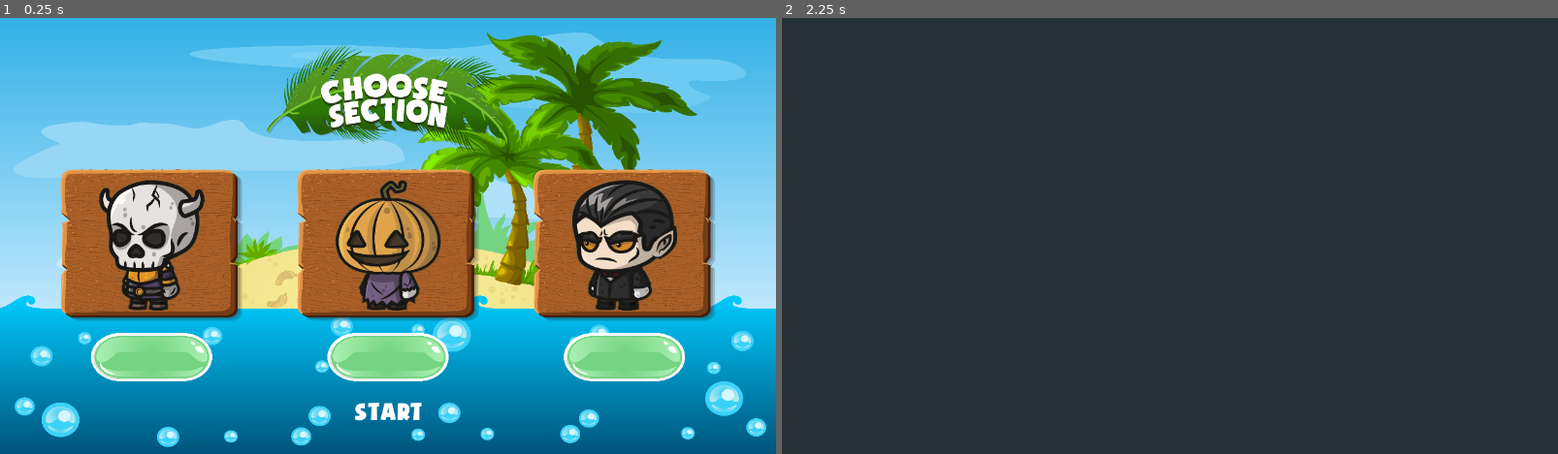
Above: before the commit, frames 1-2 (left to right).
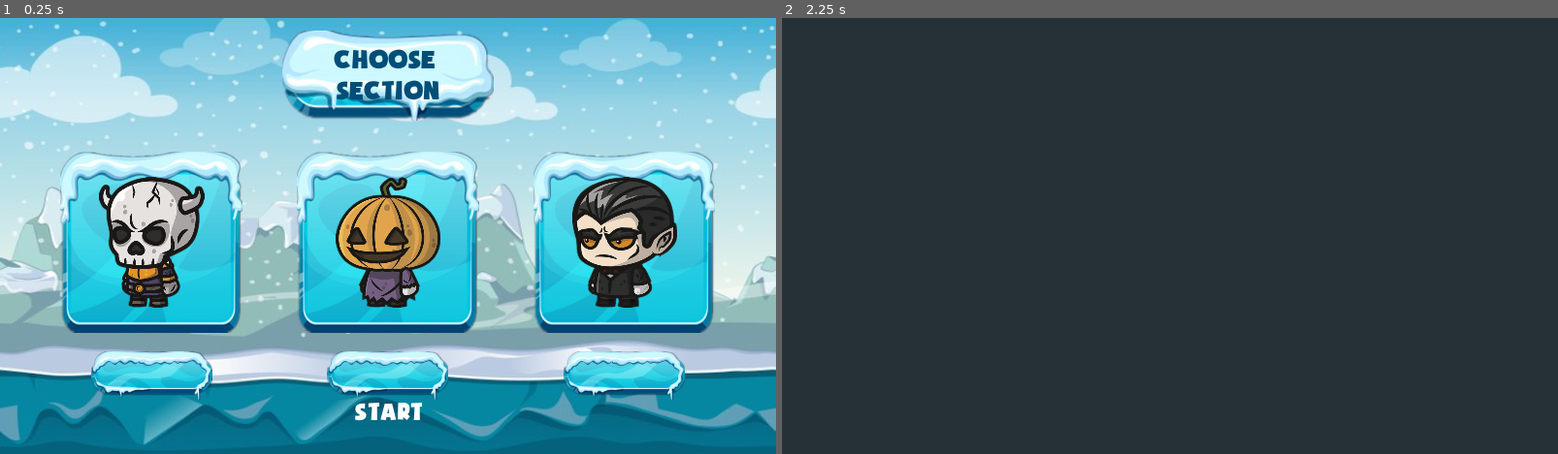
Above: after the commit, the same moments.

Repository: liangxuchao/cz3003gamefrontend
Game: Godot game, scene res://game/gameselection/world3/world3Section.tscn
Same seed, same stepped clock (60 frames per second), same inputs: the game is played once before the commit and once after it. This scene is started directly instead of the project's main scene.
Inputs (mouse positions are in pixels of both pictures, inside the frame that each line leads up to; where the layout moved, square brackets give the same spot in the first picture):
- Up to frame 1 (0.25 s): no input
- Up to frame 2 (2.25 s): click (937, 375) [937, 358] at 0.5 s; click (937, 375) [937, 358] at 1.25 s; click "Start" at 2 s

The runs differ from the first frame. In frame 1, 77% of the frame differs, in the area x 0-100%, y 0-100%; in frame 2, nothing differs.

Commit message:
Lin Yan update Section Page

Diff:
--- a/game/gameselection/world3/world3Section.tscn
+++ b/game/gameselection/world3/world3Section.tscn
@@ -1,9 +1,9 @@
-[gd_scene load_steps=11 format=2]
+[gd_scene load_steps=12 format=2]
 
-[ext_resource path="res://public/image/world1/chooseSec.png" type="Texture" id=1]
-[ext_resource path="res://public/image/world3/small.png" type="Texture" id=2]
-[ext_resource path="res://public/image/world3/background.png" type="Texture" id=3]
-[ext_resource path="res://public/image/world1/sectionbg.png" type="Texture" id=4]
+[ext_resource path="res://public/image/world3/Background.jpg" type="Texture" id=1]
+[ext_resource path="res://public/image/world3/Title_BG1.png" type="Texture" id=2]
+[ext_resource path="res://public/image/world3/Button.png" type="Texture" id=3]
+[ext_resource path="res://public/image/world3/Section_BG.png" type="Texture" id=4]
 [ext_resource path="res://public/fonts/soupofjustice.ttf" type="DynamicFontData" id=5]
 [ext_resource path="res://game/interface/boss/world3/section3.tscn" type="PackedScene" id=6]
 [ext_resource path="res://game/interface/boss/world3/section2.tscn" type="PackedScene" id=7]
@@ -11,6 +11,10 @@
 [ext_resource path="res://game/gameselection/route.gd" type="Script" id=9]
 
 [sub_resource type="DynamicFont" id=1]
+size = 48
+font_data = ExtResource( 5 )
+
+[sub_resource type="DynamicFont" id=2]
 size = 45
 font_data = ExtResource( 5 )
 
@@ -25,31 +29,44 @@
 anchor_right = 1.0
 anchor_bottom = 1.0
 rect_clip_content = true
-texture = ExtResource( 3 )
-expand = true
-__meta__ = {
-"_edit_use_anchors_": false
-}
-
-[node name="Title" type="TextureRect" parent="."]
-anchor_left = 0.5
-anchor_right = 0.5
-margin_left = -200.0
-margin_top = 45.0
-margin_right = 200.0
-margin_bottom = 225.0
-rect_clip_content = true
 texture = ExtResource( 1 )
 expand = true
 __meta__ = {
 "_edit_use_anchors_": false
 }
 
+[node name="Title" type="TextureRect" parent="Background"]
+anchor_left = 0.5
+anchor_right = 0.5
+margin_left = -175.0
+margin_top = 20.0
+margin_right = 175.0
+margin_bottom = 170.0
+rect_clip_content = true
+texture = ExtResource( 2 )
+expand = true
+__meta__ = {
+"_edit_use_anchors_": false
+}
+
+[node name="Label" type="Label" parent="Background/Title"]
+anchor_top = 0.5
+anchor_right = 1.0
+anchor_bottom = 0.5
+margin_top = -49.5
+margin_bottom = 49.5
+custom_fonts/font = SubResource( 1 )
+custom_colors/font_color = Color( 0.00392157, 0.309804, 0.47451, 1 )
+text = "CHOOSE
+SECTION"
+align = 1
+valign = 1
+
 [node name="SectionButton2" type="TextureButton" parent="."]
 margin_left = 490.0
-margin_top = 250.0
+margin_top = 220.0
 margin_right = 790.0
-margin_bottom = 500.0
+margin_bottom = 520.0
 texture_normal = ExtResource( 4 )
 expand = true
 __meta__ = {
@@ -68,9 +85,9 @@
 
 [node name="SectionButton1" type="TextureButton" parent="."]
 margin_left = 100.0
-margin_top = 250.0
+margin_top = 220.0
 margin_right = 400.0
-margin_bottom = 500.0
+margin_bottom = 520.0
 texture_normal = ExtResource( 4 )
 expand = true
 __meta__ = {
@@ -89,9 +106,9 @@
 
 [node name="SectionButton3" type="TextureButton" parent="."]
 margin_left = 880.0
-margin_top = 250.0
+margin_top = 220.0
 margin_right = 1180.0
-margin_bottom = 500.0
+margin_bottom = 520.0
 texture_normal = ExtResource( 4 )
 expand = true
 __meta__ = {
@@ -110,10 +127,10 @@
 
 [node name="Easy" type="TextureButton" parent="."]
 margin_left = 150.0
-margin_top = 520.0
+margin_top = 550.0
 margin_right = 350.0
-margin_bottom = 600.0
-texture_normal = ExtResource( 2 )
+margin_bottom = 630.0
+texture_normal = ExtResource( 3 )
 expand = true
 __meta__ = {
 "_edit_use_anchors_": false
@@ -121,11 +138,11 @@
 
 [node name="Medium" type="TextureButton" parent="."]
 margin_left = 540.0
-margin_top = 520.0
+margin_top = 550.0
 margin_right = 740.0
-margin_bottom = 600.0
+margin_bottom = 630.0
 size_flags_horizontal = 0
-texture_normal = ExtResource( 2 )
+texture_normal = ExtResource( 3 )
 expand = true
 __meta__ = {
 "_edit_use_anchors_": false
@@ -133,11 +150,11 @@
 
 [node name="Hard" type="TextureButton" parent="."]
 margin_left = 930.0
-margin_top = 520.0
+margin_top = 550.0
 margin_right = 1130.0
-margin_bottom = 600.0
+margin_bottom = 630.0
 size_flags_horizontal = 0
-texture_normal = ExtResource( 2 )
+texture_normal = ExtResource( 3 )
 expand = true
 __meta__ = {
 "_edit_use_anchors_": false
--- a/project.godot
+++ b/project.godot
@@ -23,6 +23,7 @@
 
 window/size/width=1280
 window/size/height=720
+window/stretch/mode="2d"
 
 [rendering]
 
Not shown: 1 places in game/gameselection/world3/world3Section.tscn that only renumber resources
Binary file added: public/image/world3/Background.jpg
Not shown, changed: public/image/world3/Background.jpg.import
Binary file added: public/image/world3/Button.png
Not shown, changed: public/image/world3/Button.png.import
Binary file added: public/image/world3/PVP_Title.png
Not shown, added: public/image/world3/PVP_Title.png.import
Binary file added: public/image/world3/Section_BG.png
Not shown, added: public/image/world3/Section_BG.png.import
Binary file added: public/image/world3/Title_BG1.png
Not shown, added: public/image/world3/Title_BG1.png.import
Binary file removed: public/image/world3/background.png
(and 1 more such lines)
